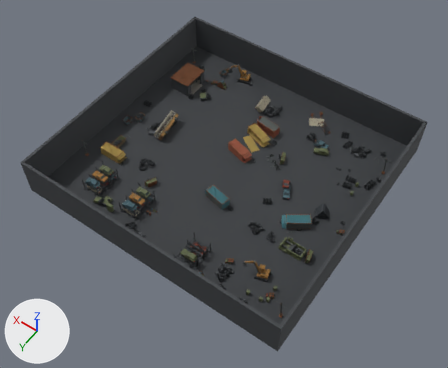
Two versions of the Blender file assets/blockmesh/junkyard/junkyard_v2.blend, one commit apart.
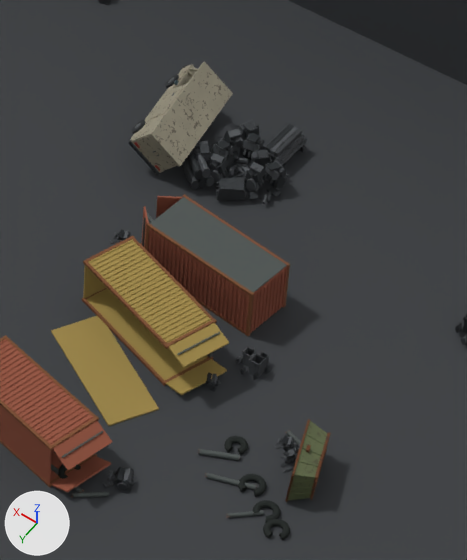
Old and new are each drawn whole from a 50 mm lens placed at (-61.8, 88.9, 131.5), pointed at (-2.3, 5.6, 0.6) and again close up on the part from 52% to 69% of the width and 23% to 47% of the height. Every picture has the same lights, and +X, +Y and +Z are marked at lower left. The older version's two pictures come first.

The scene before the commit, as lines of its bpy script (objects in view):
```python
ob_03___southern_fallen_freight___side_sheet = bpy.data.objects.new('03 - southern fallen freight | side sheet', me_cube_205)
ob_03___southern_fallen_freight___side_sheet.location = (0.0, -14.0, 0.09)
ob_03___southern_fallen_freight___side_sheet.rotation_euler = (1.571, 0.0, 2.793)  # degrees (90, 0, 160)
ob_03___southern_fallen_freight___sprung_door = bpy.data.objects.new('03 - southern fallen freight | sprung door', me_cube_276)
ob_03___southern_fallen_freight___sprung_door.location = (-3.42, -12.76, 0.24)
ob_03___southern_fallen_freight___sprung_door.rotation_euler = (-1.571, 1.833, -0.349)  # degrees (-90, 105, -20)
ob_container_spill___recognizable_salvage_2 = bpy.data.objects.new('Container spill - recognizable salvage 2', me_scrap_heap_small_015)
ob_container_spill___recognizable_salvage_2.location = (-4.0, -13.0, 0.0)
ob_container_spill___recognizable_salvage_2.rotation_euler = (1.571, 0.0, 0.0)  # degrees (90, 0, 0)
ob_container_spill___recognizable_salvage_2.scale = (0.7, 0.7, 0.7)
ob_scrap_island___south_centre = bpy.data.objects.new('Scrap island - south centre', me_scrap_heap_large_005)
ob_scrap_island___south_centre.location = (2.1, -24.9, 0.22)
ob_scrap_island___south_centre.rotation_euler = (1.571, 0.0, 0.384)  # degrees (90, 0, 22)
ob_scrap_island___south_centre.scale = (1.04, 1.7, 1.04)
ob_van___workshop_service = bpy.data.objects.new('Van - workshop service', me_van_panel_001)
ob_van___workshop_service.location = (6.1, -24.64, 0.91)
ob_van___workshop_service.rotation_euler = (1.439, -0.742, 0.162)  # degrees (82, -43, 9.3)
# also in view: '04 - southern overturned freight | side sheet' at (-0.8, -16.8, 1.4); 'Tipped small scrap skip 0' at (-10.4, -10.7, 1.0); 'Central container - heavy spill' at (-4.0, -6.0, 0.4); '01 - central side-fallen freight | side sheet.001' at (1.0, -6.0, 2.5); 'Yellow container - torn off long side lying on ground' at (0.2, -10.9, 0.0)
```
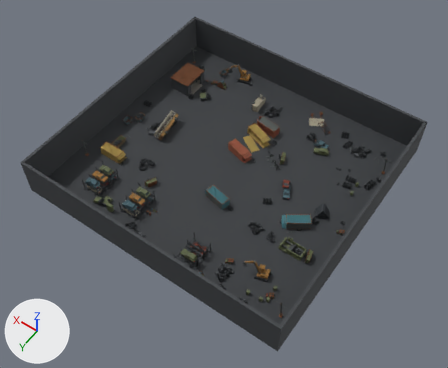
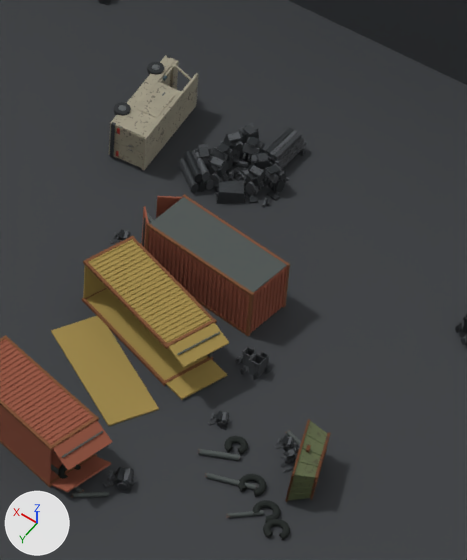
Edits to the scene script, one JSON object a line:
```json
{"op": "set", "path": "ob_scrap_island___south_centre.location", "old": "(2.1, -24.9, 0.22)", "new": "(2.1, -24.9, 0.0)"}
{"op": "set", "path": "ob_van___workshop_service.location", "old": "(6.1, -24.64, 0.91)", "new": "(7.99, -24.57, 1.19)"}
{"op": "set", "path": "ob_van___workshop_service.rotation_euler", "old": "(1.439, -0.742, 0.162)", "new": "(1.643, -1.571, 0.0)", "note": "degrees (82, -43, 9.3) -> degrees (94, -90, 0)"}
{"op": "set", "path": "ob_03___southern_fallen_freight___sprung_door.location", "old": "(-3.42, -12.76, 0.24)", "new": "(-3.45, -12.75, 0.12)"}
{"op": "set", "path": "ob_03___southern_fallen_freight___sprung_door.rotation_euler", "old": "(-1.571, 1.833, -0.349)", "new": "(-1.571, 1.619, -0.349)", "note": "degrees (-90, 105, -20) -> degrees (-90, 93, -20)"}
{"op": "set", "path": "ob_container_spill___recognizable_salvage_2.location", "old": "(-4.0, -13.0, 0.0)", "new": "(-5.6, -11.4, 0.0)"}
```

Boxes (x1, y1, x2, y2) around the edits, measured in the close-ups (467 x 560 px):
```json
{"object": "Van - workshop service", "change": "moved, turned", "before": [128, 61, 233, 175], "after": [109, 55, 199, 171]}
{"object": "Scrap island - south centre", "change": "moved", "before": [181, 119, 307, 204], "after": [179, 123, 306, 207]}
{"object": "03 - southern fallen freight | sprung door", "change": "moved, turned", "before": [166, 359, 227, 395], "after": [166, 359, 227, 400]}
{"object": "Container spill - recognizable salvage 2", "change": "moved", "before": [198, 373, 221, 392], "after": [207, 411, 232, 430]}
```
